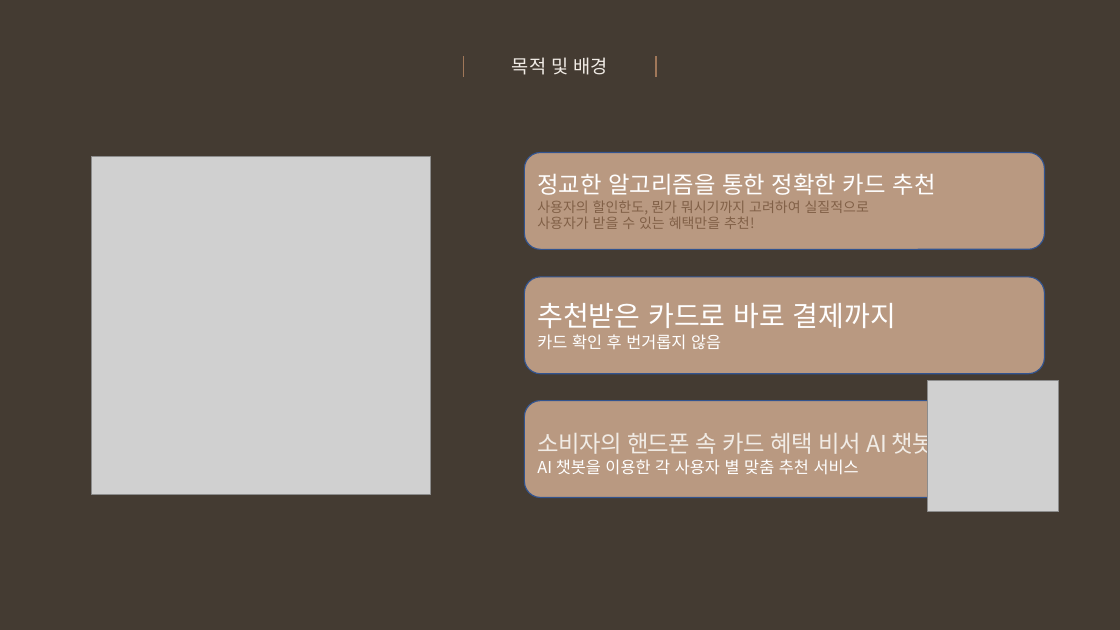
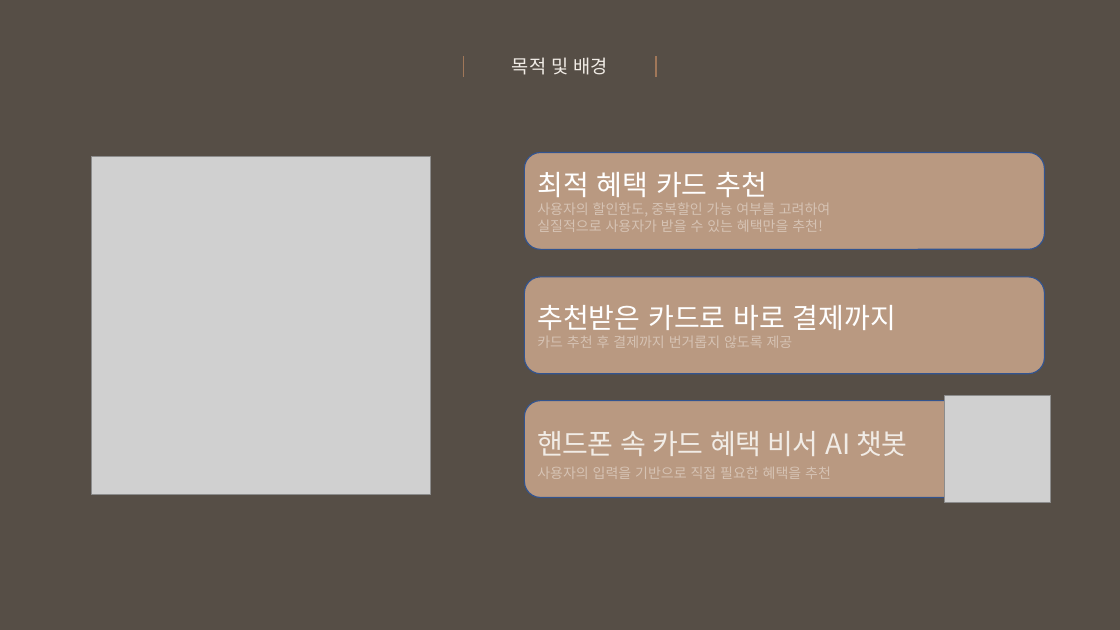
Before and after one commit to snr1229/Content_designing_Presentations, a slide deck: slide 8 of 사업계획서/Week10/EWon_중간고사대체 발표자료_2차.pptx. Drawn at 1120x630 pixels with LibreOffice and Linux fonts; fonts in the diff are those of the drawing; grey boxes stand for pictures. Boxes give left, top, right and bottom in pixels: in the first picture for what was removed or moved away, otherwise in the second. Text is boxed around its words. In the diff, an @@ line names an element or a change of style, - is before the commit and + after.

```diff
--- a/사업계획서/Week10/EWon_중간고사대체 발표자료_2차.pptx
+++ b/사업계획서/Week10/EWon_중간고사대체 발표자료_2차.pptx
@@ background #443B32 to #443B32 at 90% opacity @@
@@ text in rounded rectangle at [537,172,830,232]: text changed; text colour #816047 to #D6C3B4 @@
-정교한 알고리즘을 통한 정확한 카드 추천
-사용자의 할인한도, 뭔가 뭐시기까지 고려하여 실질적으로
-사용자가 받을 수 있는 혜택만을 추천!
+최적 혜택 카드 추천
+사용자의 할인한도, 중복할인 가능 여부를 고려하여
+실질적으로 사용자가 받을 수 있는 혜택만을 추천!
@@ text in rounded rectangle at [537,336,793,348]: text changed; size 14 to 12 pt; text colour #FFFFFF to #D6C3B4 @@
-카드 확인 후 번거롭지 않음
+카드 추천 후 결제까지 번거롭지 않도록 제공
@@ picture: place and size @@
-picture at [928,381,1059,512]
+picture at [944,396,1051,502]
@@ text in rounded rectangle at [537,431,907,479]: text changed; size 14 to 12 pt; text colour #FFFFFF to #D6C3B4 @@
-소비자의 핸드폰 속 카드 혜택 비서 AI 챗봇
-AI 챗봇을 이용한 각 사용자 별 맞춤 추천 서비스
+핸드폰 속 카드 혜택 비서 AI 챗봇
+사용자의 입력을 기반으로 직접 필요한 혜택을 추천
```
Also in this commit, not shown: 8 other slides changed, 8 slides added, 3 slides removed, 1 other file.
